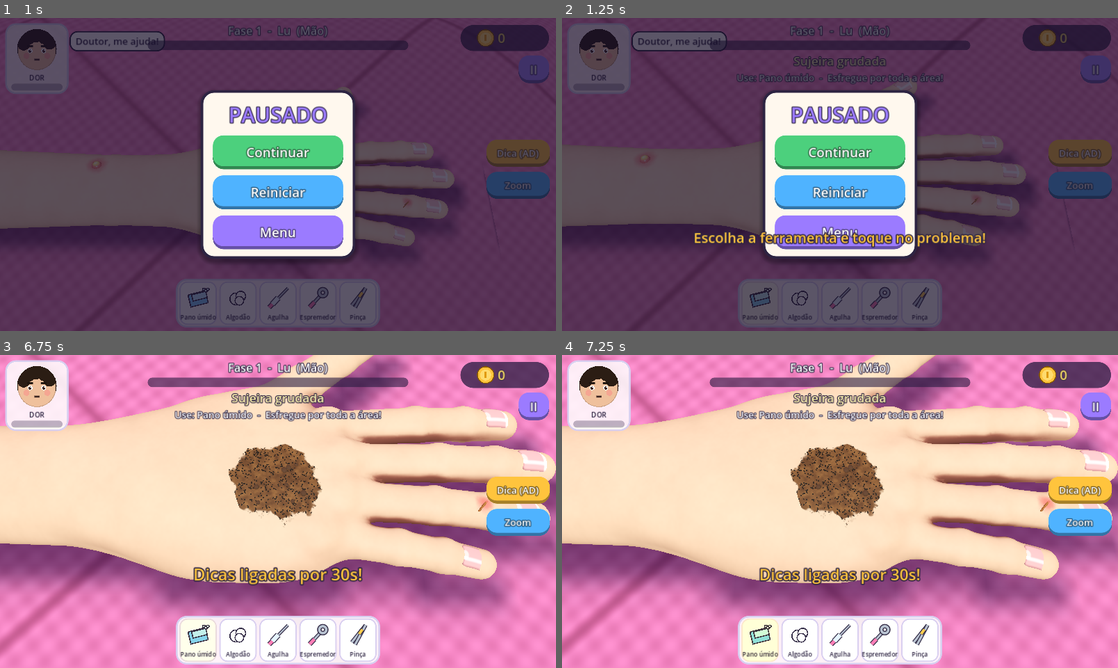
Above: before the commit, frames 1-4 (two rows, left to right).
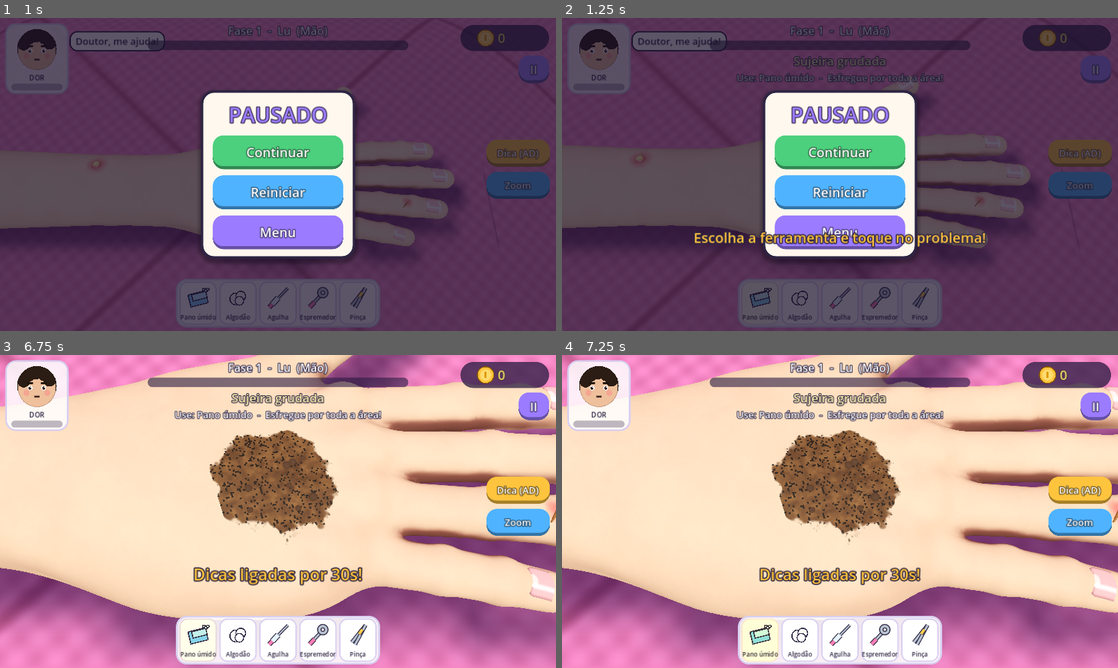
Above: after the commit, the same moments.

Repository: RenanSantosF/Game-Body-Care-ASMR
Game: Godot game, scene res://scenes/game.tscn
Same seed, same stepped clock (60 frames per second), same inputs: the game is played once before the commit and once after it. This scene is started directly instead of the project's main scene.
Inputs:
- Up to frame 1 (1 s): click "II" at 0.5 s
- Up to frame 2 (1.25 s): no input
- Up to frame 3 (6.75 s): click "Reiniciar" at 1.25 s; click "Dica (AD)" at 2 s; click "Zoom" at 2.75 s; click "Algodão" at 3.5 s; click "Agulha" at 4.25 s; click "Espremedor" at 5 s; click "Pinça" at 5.75 s; click "Receber recompensa" at 6.5 s
- Up to frame 4 (7.25 s): no input

Frame 1 is identical in both runs. In frame 2, 0.6% of the frame differs, in the area x 0-85%, y 18-74%; in frame 3, 43%; in frame 4, 43%, in the area x 0-100%, y 0-100%.

Commit message:
Corrige travas e ajusta visual: dor chega a 100%, feridas por erro, câmera mais perto
- Toque na linha de corte e nos itens de grupo seleciona o problema certo
- Limpeza conclui com ~90% e funciona entre os dedos
- Dor 100% encerra a fase; ferramenta afiada errada abre ferida ao lado
- Unhas visíveis (ordem dos triângulos), contorno e cutícula no shader
- Mapa de altura alinhado à malha (passo menor no ray march)
- Câmera mais próxima, larvas e verme mais visíveis, furúnculo com tom de pele
- Teste de dor e teste automático com --fixed-fps

Co-Authored-By: Claude Opus 5.5 <noreply@anthropic.com>
Claude-Session: https://claude.ai/code/session_018FqBizrxeCYspsa3TYxQyo

Diff:
--- a/scripts/game.gd
+++ b/scripts/game.gd
@@ -236,7 +236,7 @@
 	focus = p
 	wide = false
 	var target := p.center()
-	var d := clampf(0.7 + p.focus_radius() * 4.0, 0.95, 1.9)
+	var d := clampf(0.55 + p.focus_radius() * 2.6, 0.75, 1.5)
 	# um pouco acima do centro da tela por causa da barra de ferramentas
 	var look := target + Vector3(0, 0, d * 0.08)
 	_move_cam(look + Vector3(0, d, d * 0.42), look)
@@ -314,6 +314,9 @@
 
 func _hurt(amount: float, lines: Array, min_gap := 0.0) -> void:
 	pain = minf(100.0, pain + amount)
+	if pain >= 100.0 and not finished:
+		_update_pain()
+		return
 	if min_gap <= 0.0 or now - last_slow > min_gap:
 		last_slow = now
 		face.hurt()
@@ -630,9 +633,13 @@
 	_float_text("AI!", cam.unproject_position(p.center()) + Vector2(0, -50), UIKit.RED, 46)
 	_toast("Ferramenta errada! Piorou!", UIKit.RED, 40, 1.0)
 	# fica pior: inflama mais / sangra
-	var hit := _ray_body(pos)
-	if sharp and not hit.is_empty():
-		_make_wound(hit[0] + Vector3(randf_range(-0.03, 0.03), 0, randf_range(-0.03, 0.03)), hit[1])
+	if sharp:
+		# o corte errado abre um machucado ao lado do problema
+		var dirv := Vector3(randf_range(-1, 1), 0, randf_range(-1, 1)).normalized()
+		var wp := p.center() + dirv * (p.size + 0.06)
+		var sp := body.surface(wp.x, wp.z)
+		if not sp.is_empty():
+			_make_wound(sp[0], sp[1])
 	MeshGen.burst(body, p.center(), Problem.BLOOD_C if sharp else Color(1, 0.5, 0.5), 6, 0.6, 0.008, Vector3.UP, 50.0)
 	if level <= 3:
 		hint_until = maxf(hint_until, now + 4.0)
--- a/scripts/problem.gd
+++ b/scripts/problem.gd
@@ -314,7 +314,8 @@
 	if not n.has(key) or not is_instance_valid(n[key]):
 		return
 	var m: ShaderMaterial = n[key].material_override
-	var from: float = m.get_shader_parameter("heal")
+	var hv = m.get_shader_parameter("heal")
+	var from: float = hv if hv != null else 0.0
 	var tw := create_tween()
 	tw.tween_method(func(v): m.set_shader_parameter("heal", v), from, to, dur)
 
@@ -739,10 +740,13 @@
 		nd.global_position = sp[0] + sp[1] * 0.006
 		nd.global_basis = MeshGen.basis_from_normal(sp[1]).rotated(sp[1], rng.randf() * TAU)
 		var pts := PackedVector3Array()
-		for k in 6:
-			pts.append(Vector3(0, 0.002 * sin(k), -0.025 + k * 0.01))
-		var r := rng.randf_range(0.8, 1.2)
-		var mi := MeshGen.inst(nd, MeshGen.tube(pts, _taper(6, 0.007 * r, 0.004 * r), 8), tube_mat(T_LARVA))
+		for k in 7:
+			pts.append(Vector3(0, 0.003 * sin(k * 0.8), -0.022 + k * 0.0075))
+		var r := rng.randf_range(0.85, 1.25)
+		var rad := PackedFloat32Array()
+		for k in 7:
+			rad.append((0.006 + 0.005 * sin(PI * (k + 0.6) / 7.6)) * r)
+		var mi := MeshGen.inst(nd, MeshGen.tube(pts, rad, 10), tube_mat(T_LARVA))
 		mi.set_meta("ph", rng.randf() * TAU)
 		items.append({"node": nd, "pos": sp[0], "alive": true, "mi": mi})
 	items_left = items.size()
@@ -830,7 +834,7 @@
 	if stage == 1:
 		# verme saindo pelo corte
 		var mouth := path[path.size() / 2]
-		var tip := mouth + Vector3(0, 0.04 + progress * 0.25, 0) + pull_dir * progress * 0.12
+		var tip := mouth + Vector3(0, 0.07 + progress * 0.25, 0) + pull_dir * (0.03 + progress * 0.14)
 		var pts2 := PackedVector3Array()
 		var cnt2 := 14
 		for i in cnt2:
@@ -839,7 +843,7 @@
 			p += Vector3(sin(k * 9.0 + t * 7.0), 0, cos(k * 7.0 + t * 6.0)) * 0.012 * k
 			p.y += sin(k * PI) * 0.02
 			pts2.append(p)
-		(n["worm_mi"] as MeshInstance3D).mesh = MeshGen.tube(pts2, _taper(cnt2, 0.011, 0.008), 10)
+		(n["worm_mi"] as MeshInstance3D).mesh = MeshGen.tube(pts2, _taper(cnt2, 0.017, 0.012), 10)
 		n["grip"].global_position = tip
 
 # =================================================================== progresso de cada etapa
--- a/shaders/dome.gdshader
+++ b/shaders/dome.gdshader
@@ -38,9 +38,11 @@
 		alpha = 0.8;
 		gloss = 1.0;
 	} else if (kind == 2) {
-		col = mix(vec3(0.66, 0.14, 0.2), vec3(0.88, 0.32, 0.32), h);
-		col = mix(col, vec3(0.96, 0.84, 0.34), smoothstep(0.8, 0.93, h));
-		gloss = 0.75;
+		col = mix(mix(skin, red, 0.7), vec3(0.78, 0.2, 0.24), smoothstep(0.0, 0.6, h));
+		col = mix(col, vec3(0.92, 0.55, 0.3), smoothstep(0.72, 0.85, h));
+		col = mix(col, vec3(0.98, 0.88, 0.42), smoothstep(0.84, 0.95, h));
+		col = mix(col, vec3(1.0, 0.97, 0.8), smoothstep(0.96, 1.0, h) * 0.6);
+		gloss = 0.7;
 	} else if (kind == 3) {
 		col = mix(vec3(0.68, 0.58, 0.46), vec3(0.86, 0.78, 0.64), vnoise(lp.xz * 14.0 + seed));
 		col = mix(col, vec3(0.4, 0.3, 0.22), step(0.9, h21(floor(lp.xz * 18.0))) * 0.7);
--- /dev/null
+++ b/tests/pain_test.gd
@@ -0,0 +1,39 @@
+extends Node
+# Teste: ferramenta errada machuca, cria ferida e o paciente vai embora com dor 100.
+
+func _ready() -> void:
+	for tl in Defs.TOOL_ORDER:
+		GameData.owned[tl] = 1
+	GameData.sound_on = false
+	GameData.current_level = 1
+	var game = load("res://scenes/game.tscn").instantiate()
+	add_child(game)
+	await get_tree().create_timer(3.2).timeout
+	var p: Problem = null
+	for q in game.problems:
+		if q.id == "espinha":
+			p = q
+	game._focus_on(p)
+	await get_tree().create_timer(1.0).timeout
+	game._select_tool("bisturi")
+	var n0: int = game.problems.size()
+	for i in 12:
+		var c: Vector2 = game.cam.unproject_position(p.center())
+		game._press(c)
+		game._release()
+		await get_tree().create_timer(0.9).timeout
+		if game.finished:
+			break
+	print("erros=", game.mistakes, " dor=", int(game.pain), " feridas=", game.problems.size() - n0, " perdeu=", game.finished and game.modal_open)
+	# resolve um machucado
+	var w: Problem = null
+	for q in game.problems:
+		if q.id == "machucado":
+			w = q
+	print("machucado criado: ", w != null)
+	var out := OS.get_environment("OUT")
+	if out != "":
+		await get_tree().create_timer(1.6).timeout
+		await RenderingServer.frame_post_draw
+		get_viewport().get_texture().get_image().save_png(out + "/fail.png")
+	get_tree().quit()
--- /dev/null
+++ b/tests/pain_test.tscn
@@ -0,0 +1,6 @@
+[gd_scene load_steps=2 format=3]
+
+[ext_resource type="Script" path="res://tests/pain_test.gd" id="1"]
+
+[node name="P" type="Node"]
+script = ExtResource("1")
